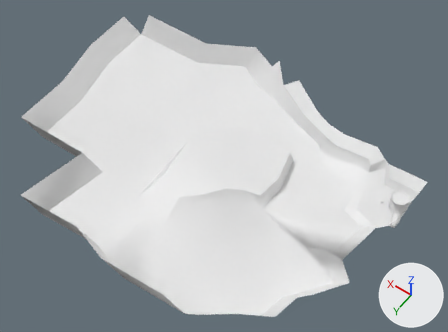
Two versions of the Blender file Models/level.blend, one commit apart.
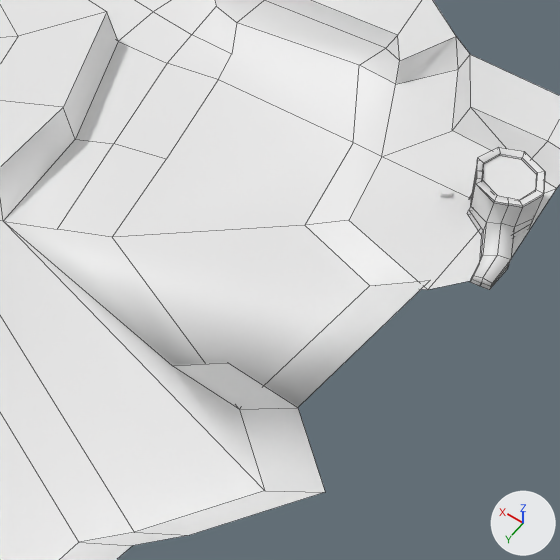
Old and new are each drawn whole from a 50 mm lens placed at (-14.7, 88.5, 118.2), pointed at (40.6, 11.1, -3.5) and again close up on the part from 58% to 92% of the width and 45% to 91% of the height. Arrows for +X, +Y and +Z are at lower right; the lights stay in place. The close-ups show mesh edges as thin lines.

Objects in the first close-up: 'Ground -col', 'TreeStump -col'.
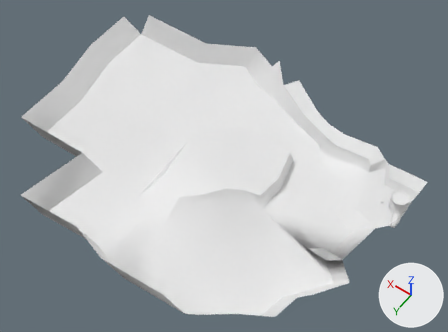
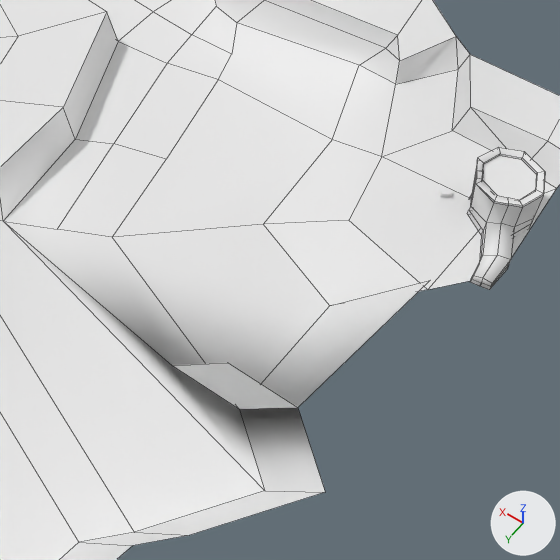
The change, as a list of edits to the scene's bpy script:
```text
Change me_plane:
    where me_plane.from_pydata(...)  # 136 vertices, 116 faces; spans x -3.1..93.3, y -21.5..48.1, z -11.4..5.7
    used by ob_ground__col; location = (0.0, 0.0, 0.0)
    me_plane part 1
    me_plane.vertices[9].co: (10.0, -0.4, -1.2) -> (11.2, 0.3, -1.1)  # pixel (353, 142) -> pixel (332, 139)
    me_plane.vertices[10].co: (4.0, 8.9, -1.0) -> (5.4, 11.3, -1.4)  # pixel (369, 285) -> pixel (329, 305)
    me_plane.vertices[11].co: (9.4, 7.3, -0.9) -> (11.6, 8.8, -0.8)  # pixel (304, 225) -> pixel (263, 224)
```

Pixel boxes [x1, y1, x2, y2] of what changed, in the close-ups (560 x 560 px; the box of a moved part takes in the faces that stretch with it):
part 1 of me_plane, moved or reshaped: [112, 23, 429, 407] in both
